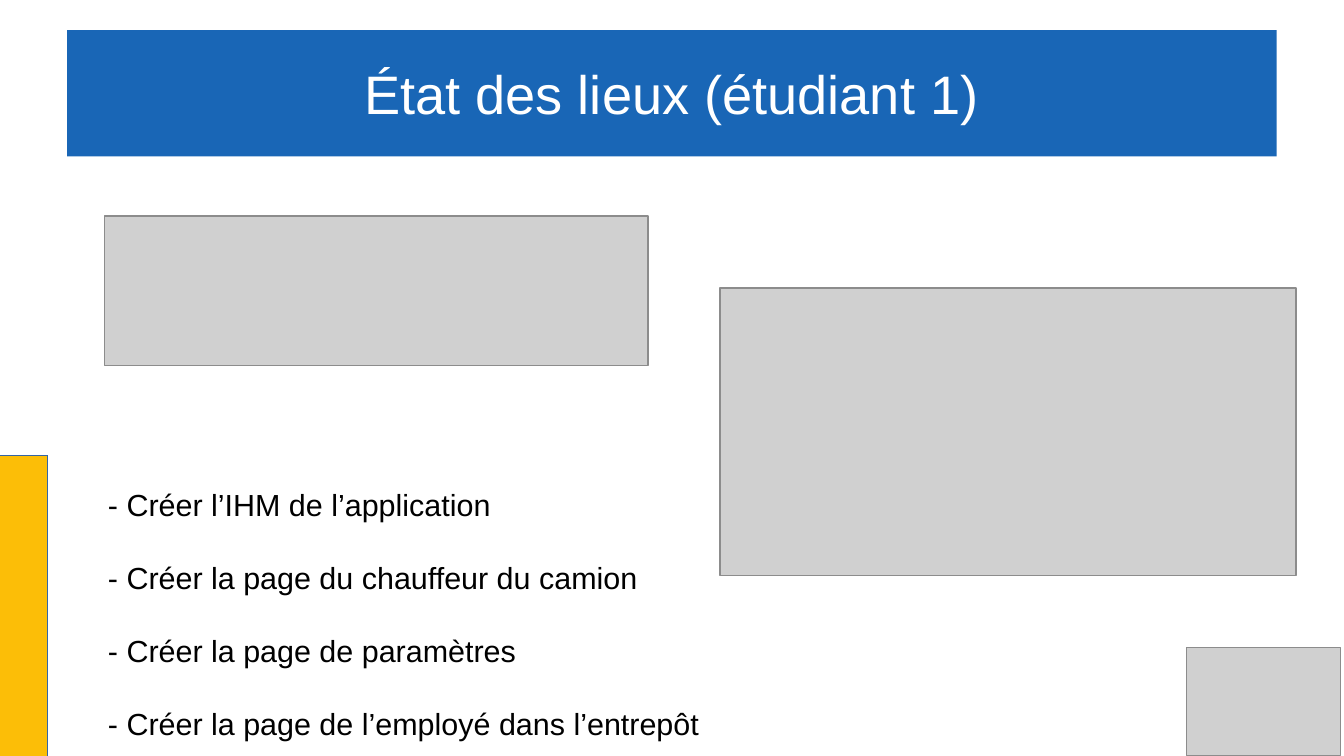
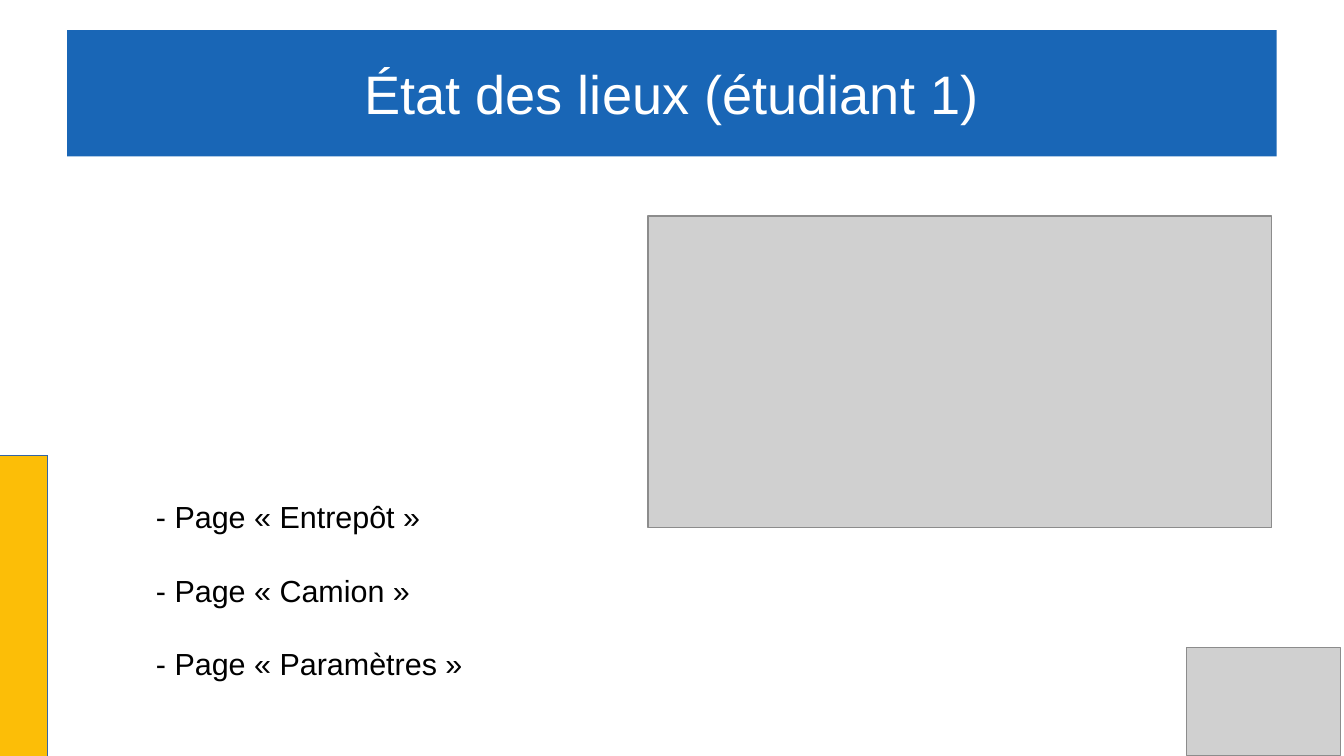
Before and after one commit to Gabin221/Tracking-BLE-documents, a slide deck: slide 17 of Revues/Revues2/Gabin/presentation_yahya_andrea_gabin.odp. Drawn at 1344x756 pixels with LibreOffice and Linux fonts; fonts in the diff are those of the drawing; grey boxes stand for pictures. Boxes give left, top, right and bottom in pixels: in the first picture for what was removed or moved away, otherwise in the second. Text is boxed around its words. In the diff, an @@ line names an element or a change of style, - is before the commit and + after.

```diff
--- a/Revues/Revues2/Gabin/presentation_yahya_andrea_gabin.odp
+++ b/Revues/Revues2/Gabin/presentation_yahya_andrea_gabin.odp
@@ picture removed at [105, 216, 649, 366] @@
@@ picture: place and size @@
-picture at [721, 288, 1296, 576]
+picture at [648, 216, 1272, 528]
@@ text removed at [127, 493, 699, 741] @@
-- Créer l’IHM de l’application
-- Créer la page du chauffeur du camion
-- Créer la page de paramètres
-- Créer la page de l’employé dans l’entrepôt
@@ text added at [175, 505, 437, 681], 18 pt, text #000000 @@
+- Page « Entrepôt »
+- Page « Camion »
+- Page « Paramètres »
```
Also in this commit, not shown: 1 other slide changed, 1 other file.
